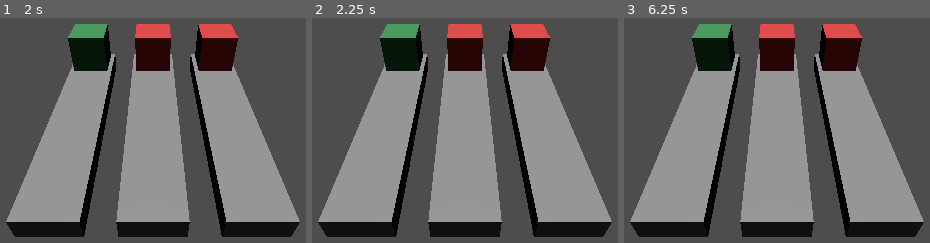
Above: before the commit, frames 1-3 (left to right).
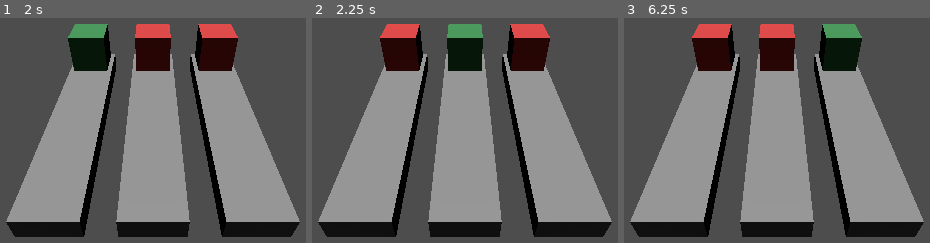
Above: after the commit, the same moments.

Repository: emmdie/3m5Jam2024_1
Game: Godot game, scene res://Scenes/game.tscn
Two runs of this game, one before a commit and one after it. Both use one fixed random seed, a clock stepped at 60 frames per second and the inputs below.
Inputs (mouse positions are in pixels of both pictures, inside the frame that each line leads up to):
- Up to frame 1 (2 s): tap Enter at 0.5 s; move the mouse to (outside the picture) at 0.52 s; tap Space at 1.25 s; move the mouse to (outside the picture) at 1.27 s
- Up to frame 2 (2.25 s): tap Enter at 2 s; move the mouse to (544, 33) at 2.02 s
- Up to frame 3 (6.25 s): tap Space at 2.75, 4.25 s; move the mouse to (737, 222) at 2.77 s; tap Enter at 3.5 s; move the mouse to (outside the picture) at 3.52 s; move the mouse to (outside the picture) at 4.27 s; move the mouse to (816, 132) at 5.02 s; move the mouse to (657, 20) at 5.77 s

Frame 1 is identical in both runs. In frame 2, 4.7% of the frame differs, in the area x 22-56%, y 2-24%; in frame 3, 4.7%.

Commit message:
Switching towers

Diff:
--- a/Scenes/game.gd
+++ b/Scenes/game.gd
@@ -2,11 +2,25 @@
 
 
 class TowerQueue:
+	var lane: Lane
 	var towers: Array[Tower] = []
 	func push(t: Tower):
 		towers.push_back(t)
 	func pop() -> Tower:
 		return towers.pop_front()
+
+
+class SwitchTowerDef:
+	var lane1: Lane
+	var lane2: Lane
+
+	func _init(lanes: Array[Lane]):
+		lane1 = lanes.pick_random()
+
+		# Rejection sampling
+		lane2 = lanes.pick_random()
+		while lane1 == lane2:
+			lane2 = lanes.pick_random()
 
 
 @onready var lanes: Array[Lane] = [
@@ -18,11 +32,19 @@
 @onready var tower_queues: Array[TowerQueue] = []
 @onready var tower_holder := $Towers
 
+var switches: Array[SwitchTowerDef] = []
+
 func _ready():
 	randomize()
 
+	GameState.tower_switch_timer = get_tree().create_timer(GameState.rules.tower_switch_time)
+	GameState.tower_switch_timer.timeout.connect(__on_tower_switch, CONNECT_ONE_SHOT)
+
+	switches.append(SwitchTowerDef.new(lanes))
+
 	for lane in lanes:
 		var queue = TowerQueue.new()
+		queue.lane = lane
 
 		var tower := Tower.instantiate(BaseUnit.pick_element())
 		tower_holder.add_child(tower)
@@ -34,3 +56,28 @@
 		queue.push(tower)
 
 		tower_queues.append(queue)
+
+
+func __on_tower_switch():
+	var tq1: TowerQueue
+	var tq2: TowerQueue
+
+	var switch = switches.pop_front()
+
+	for tower_queue in tower_queues:
+		if tower_queue.lane == switch.lane1:
+			tq1 = tower_queue
+		elif tower_queue.lane == switch.lane2:
+			tq2 = tower_queue
+
+	var i = tq1.towers[0]
+	tq1.towers[0] = tq2.towers[0]
+	tq2.towers[0] = i
+
+	tq1.towers[0].switch_lane(tq1.lane)
+	tq2.towers[0].switch_lane(tq2.lane)
+
+	switches.append(SwitchTowerDef.new(lanes))
+
+	GameState.tower_switch_timer = get_tree().create_timer(GameState.rules.tower_switch_time)
+	GameState.tower_switch_timer.timeout.connect(__on_tower_switch, CONNECT_ONE_SHOT)
--- a/Scenes/units/tower/tower.gd
+++ b/Scenes/units/tower/tower.gd
@@ -21,4 +21,4 @@
 func switch_lane(lane: Lane) -> void:
 	set_lane(lane)
 	var tween = get_tree().create_tween()
-	tween.tween_property(self, "global_position", lane.global_position, 1)
+	tween.tween_property(self, "global_position", lane.global_position, 0.2)
--- a/Singletons/game_state.gd
+++ b/Singletons/game_state.gd
@@ -1,11 +1,19 @@
 @tool
 extends GameStateBase
 
+var rules := GameRules.new()
+
 # Some example variable.
 var highscore := Value.new(0)
-var time_to_tower_change: float = 1
 
-var rules := GameRules.new()
+var player_health := Value.new(rules.player_max_health)
+var enemy_health := Value.new(rules.enemy_max_health)
+
+var time_to_tower_change: float:
+	get:
+		return tower_switch_timer.time_left
+@onready var tower_switch_timer: SceneTreeTimer = get_tree().create_timer(0)
+
 
 # Override this to change the path under which the state is saved.
 func _get_file_path():
--- a/gamerules.gd
+++ b/gamerules.gd
@@ -1,4 +1,7 @@
 extends Resource
 class_name GameRules
 
-@export var tower_switch_time: float = 5.0
+@export var player_max_health: int = 10
+@export var enemy_max_health: int = 10
+
+@export var tower_switch_time: float = 2.0
Not shown, changed: addons/htk_game_state/game_state.gd
